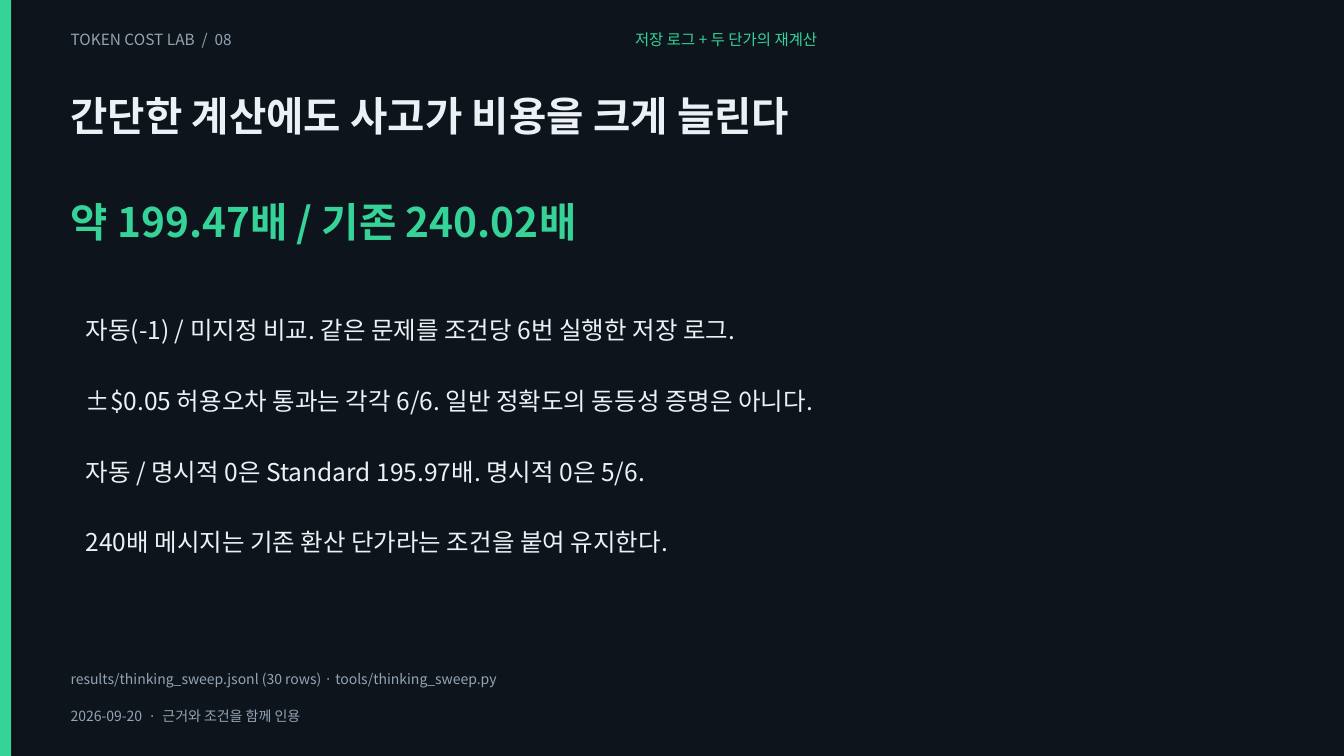
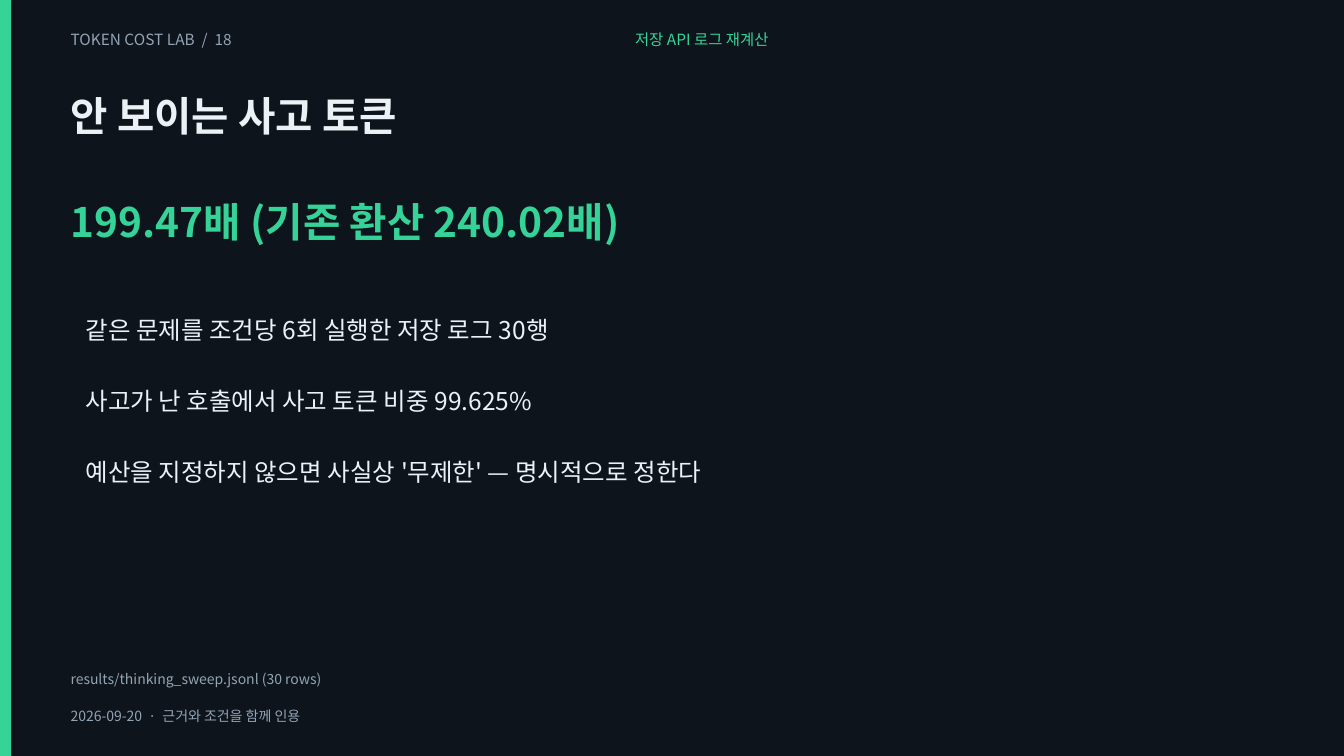
Before and after one commit to giyeop-cody/token-cost-lab, a slide deck: slide 18 of presentation/token_cost_main.pptx (slide 8 before the commit). Drawn at 1344x756 pixels with LibreOffice and Linux fonts; fonts in the diff are those of the drawing. Boxes give left, top, right and bottom in pixels: in the first picture for what was removed or moved away, otherwise in the second. Text is boxed around its words. In the diff, an @@ line names an element or a change of style, - is before the commit and + after.

```diff
--- a/presentation/token_cost_main.pptx
+++ b/presentation/token_cost_main.pptx
@@ text at (71,33,232,45): text changed @@
-TOKEN COST LAB / 08
+TOKEN COST LAB / 18
@@ text at (635,32,769,47): text changed @@
-저장 로그 + 두 단가의 재계산
+저장 API 로그 재계산
@@ text at (71,97,397,135): text changed @@
-간단한 계산에도 사고가 비용을 크게 늘린다
+안 보이는 사고 토큰
@@ text at (71,203,620,245): text changed @@
-약 199.47배 / 기존 240.02배
+199.47배 (기존 환산 240.02배)
@@ text at (86,318,549,341): text changed @@
-자동(-1) / 미지정 비교. 같은 문제를 조건당 6번 실행한 저장 로그.
+같은 문제를 조건당 6회 실행한 저장 로그 30행
@@ text at (86,389,532,412): text changed @@
-±$0.05 허용오차 통과는 각각 6/6. 일반 정확도의 동등성 증명은 아니다.
+사고가 난 호출에서 사고 토큰 비중 99.625%
@@ text at (86,460,701,483): text changed @@
-자동 / 명시적 0은 Standard 195.97배. 명시적 0은 5/6.
+예산을 지정하지 않으면 사실상 '무제한' — 명시적으로 정한다
@@ text removed at (86,530,669,553) @@
-240배 메시지는 기존 환산 단가라는 조건을 붙여 유지한다.
@@ text at (71,673,321,688): text changed @@
-results/thinking_sweep.jsonl (30 rows) · tools/thinking_sweep.py
+results/thinking_sweep.jsonl (30 rows)
```
Also in this commit, not shown: 19 other slides changed, 2 slides added, 2 slides removed, 28 other files.
